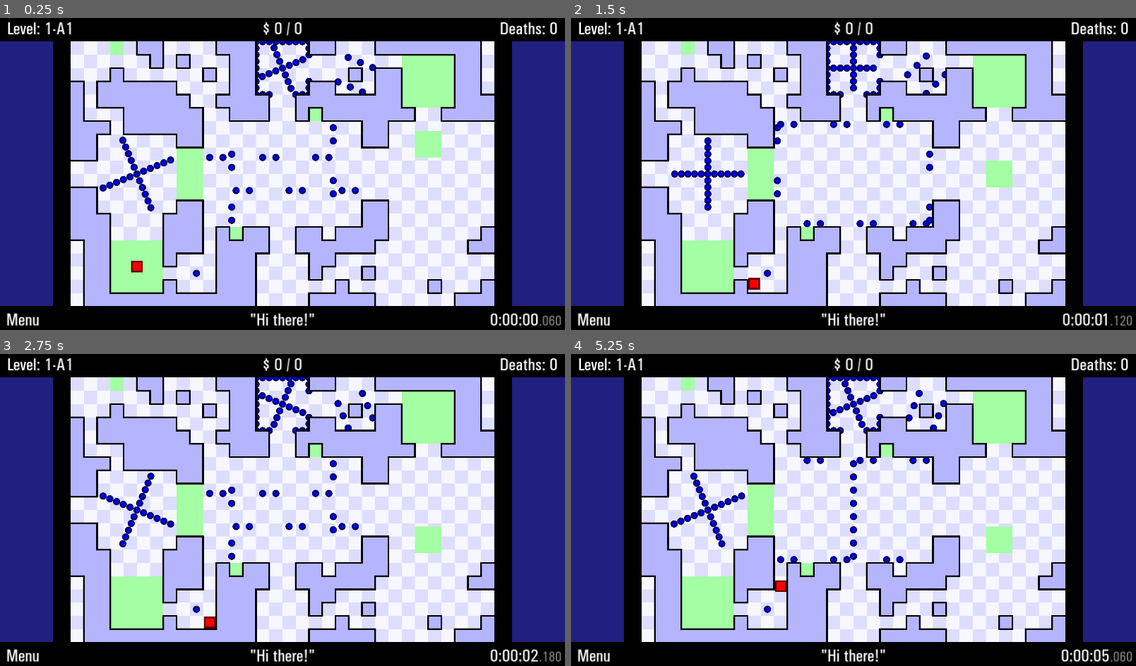
Above: before the commit, frames 1-4 (two rows, left to right).
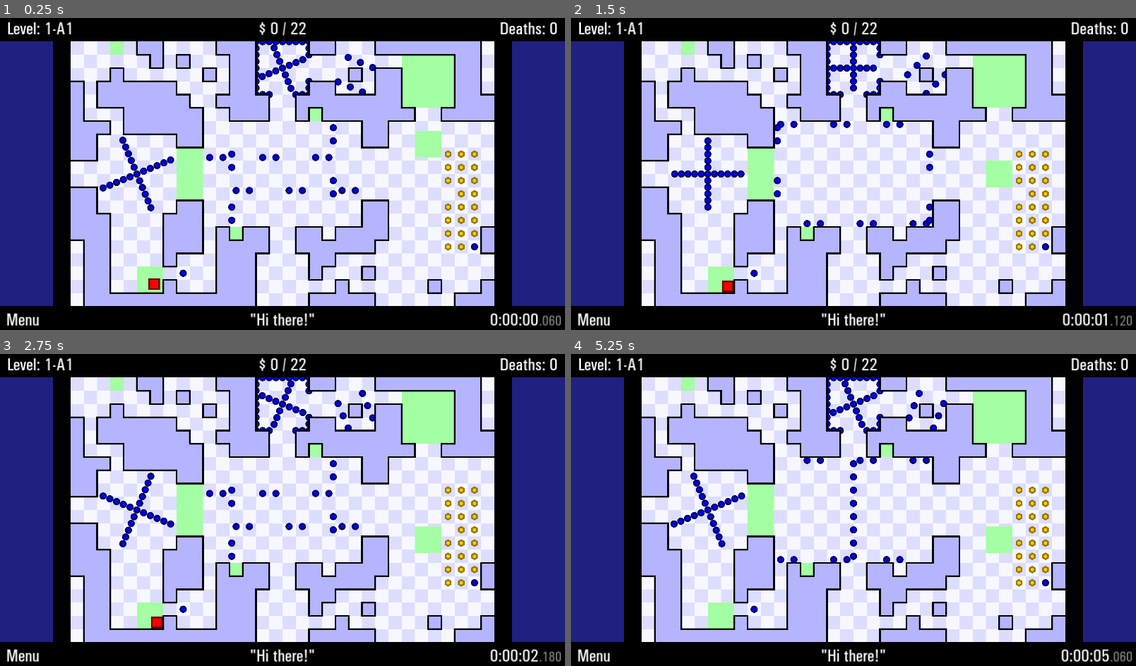
Above: after the commit, the same moments.

Repository: JustVictorGD/TWHG-Remake-Template
Game: Godot game, scene res://main.tscn
Two runs of this game, one before a commit and one after it. Both use one fixed random seed, a clock stepped at 60 frames per second and the inputs below.
Inputs:
- Up to frame 1 (0.25 s): no input
- Up to frame 2 (1.5 s): hold D (right) 0.53-1.28 s; hold S (down) from 1.28 s (still down)
- Up to frame 3 (2.75 s): release S (down) at 2.03 s; hold D (right) from 2.03 s (still down)
- Up to frame 4 (5.25 s): release D (right) at 2.78 s; hold W (up) 2.78-3.53 s; hold A (left) 3.53-5.03 s; hold S (down) from 5.03 s (still down)

The runs differ from the first frame. In frame 1, 2.2% of the frame differs, in the area x 19-86%, y 1-89%; in frame 2, 2.2%; in frame 3, 2.2%; in frame 4, 2.2%.

Commit message:
Add files via upload

Diff:
--- a/levels/level 1/1-b2.tscn
+++ b/levels/level 1/1-b2.tscn
@@ -1,9 +1,10 @@
-[gd_scene load_steps=21 format=3 uid="uid://d0gfxmbqg5pi8"]
+[gd_scene load_steps=22 format=3 uid="uid://d0gfxmbqg5pi8"]
 
 [ext_resource type="Script" path="res://scripts/area_script.gd" id="1_mylxo"]
 [ext_resource type="Texture2D" uid="uid://do5n0llfexv0p" path="res://assets/Floors/Blue Floor.png" id="2_uaan5"]
 [ext_resource type="PackedScene" uid="uid://bf8htjaobfs6b" path="res://! favorites/checkpoint.tscn" id="3_8visq"]
 [ext_resource type="Script" path="res://! favorites/animation_player.gd" id="4_ujssf"]
+[ext_resource type="PackedScene" uid="uid://b1dbw36tkmvwy" path="res://! favorites/coin.tscn" id="5_3mxlm"]
 [ext_resource type="PackedScene" uid="uid://d2tu2qgth8he6" path="res://! favorites/blue_enemy.tscn" id="6_i7507"]
 [ext_resource type="PackedScene" uid="uid://d11iiu0r66rbe" path="res://scenes/tile_map.tscn" id="7_mg4fx"]
 
@@ -227,8 +228,8 @@
 offset_bottom = 48.0
 
 [node name="Start" parent="Checkpoints" instance=ExtResource("3_8visq")]
-offset_left = 144.0
-offset_top = 720.0
+offset_left = 240.0
+offset_top = 816.0
 offset_right = 336.0
 offset_bottom = 912.0
 type = 1
@@ -242,6 +243,72 @@
 
 [node name="Coins" type="Node2D" parent="."]
 
+[node name="Coin" parent="Coins" instance=ExtResource("5_3mxlm")]
+position = Vector2(1368, 408)
+
+[node name="Coin2" parent="Coins" instance=ExtResource("5_3mxlm")]
+position = Vector2(1416, 408)
+
+[node name="Coin3" parent="Coins" instance=ExtResource("5_3mxlm")]
+position = Vector2(1464, 408)
+
+[node name="Coin4" parent="Coins" instance=ExtResource("5_3mxlm")]
+position = Vector2(1368, 456)
+
+[node name="Coin5" parent="Coins" instance=ExtResource("5_3mxlm")]
+position = Vector2(1416, 456)
+
+[node name="Coin6" parent="Coins" instance=ExtResource("5_3mxlm")]
+position = Vector2(1464, 456)
+
+[node name="Coin7" parent="Coins" instance=ExtResource("5_3mxlm")]
+position = Vector2(1368, 504)
+
+[node name="Coin8" parent="Coins" instance=ExtResource("5_3mxlm")]
+position = Vector2(1416, 504)
+
+[node name="Coin9" parent="Coins" instance=ExtResource("5_3mxlm")]
+position = Vector2(1464, 504)
+
+[node name="Coin11" parent="Coins" instance=ExtResource("5_3mxlm")]
+position = Vector2(1416, 552)
+
+[node name="Coin12" parent="Coins" instance=ExtResource("5_3mxlm")]
+position = Vector2(1464, 552)
+
+[node name="Coin14" parent="Coins" instance=ExtResource("5_3mxlm")]
+position = Vector2(1416, 600)
+
+[node name="Coin15" parent="Coins" instance=ExtResource("5_3mxlm")]
+position = Vector2(1464, 600)
+
+[node name="Coin16" parent="Coins" instance=ExtResource("5_3mxlm")]
+position = Vector2(1368, 648)
+
+[node name="Coin17" parent="Coins" instance=ExtResource("5_3mxlm")]
+position = Vector2(1416, 648)
+
+[node name="Coin18" parent="Coins" instance=ExtResource("5_3mxlm")]
+position = Vector2(1464, 648)
+
+[node name="Coin19" parent="Coins" instance=ExtResource("5_3mxlm")]
+position = Vector2(1368, 696)
+
+[node name="Coin20" parent="Coins" instance=ExtResource("5_3mxlm")]
+position = Vector2(1416, 696)
+
+[node name="Coin21" parent="Coins" instance=ExtResource("5_3mxlm")]
+position = Vector2(1464, 696)
+
+[node name="Coin22" parent="Coins" instance=ExtResource("5_3mxlm")]
+position = Vector2(1368, 744)
+
+[node name="Coin23" parent="Coins" instance=ExtResource("5_3mxlm")]
+position = Vector2(1416, 744)
+
+[node name="Coin24" parent="Coins" instance=ExtResource("5_3mxlm")]
+position = Vector2(1368, 600)
+
 [node name="Enemies" type="Node2D" parent="."]
 metadata/_edit_lock_ = true
 
@@ -327,7 +394,10 @@
 position = Vector2(696, 0)
 
 [node name="BlueEnemy27" parent="Enemies/StaticEnemies" instance=ExtResource("6_i7507")]
-position = Vector2(456, 840)
+position = Vector2(408, 840)
+
+[node name="BlueEnemy28" parent="Enemies/StaticEnemies" instance=ExtResource("6_i7507")]
+position = Vector2(1464, 744)
 
 [node name="Group1" type="Node2D" parent="Enemies"]
 metadata/_edit_lock_ = true
@@ -578,5 +648,5 @@
 position = Vector2(-48, 48)
 
 [node name="TileMap" parent="." instance=ExtResource("7_mg4fx")]
-layer_0/tile_data = PackedInt32Array(1310739, 131072, 3, 124 …(3794 unchanged characters)… 175, 131072, 1, 262176, 196608, 1, 983070, 65536, 0, 983071, 393216, 3, 983072, 196608, 3, 1114114, 196608 …(812 unchanged characters)…
-metadata/_edit_lock_ = true
+layer_0/tile_data = PackedInt32Array(1310739, 131072, 3, 124 …(3794 unchanged characters)… 175, 131072, 1, 262176, 196608, 1, 983071, 65536, 3, 983072, 196608, 3, 1114114, 196608 …(812 unchanged characters)…
+metadata/_edit_lock_ = true
--- a/project.godot
+++ b/project.godot
@@ -22,6 +22,7 @@
 SFX="*res://scenes/sfx.tscn"
 GlobalSignal="*res://scripts/autoloads/global_signal.gd"
 Collider="*res://scripts/autoloads/collider.gd"
+Objects="*res://scripts/autoloads/objects.gd"
 
 [debug]
 
--- a/scripts/autoloads/collider.gd
+++ b/scripts/autoloads/collider.gd
@@ -1,12 +1,12 @@
 extends Node
-
 
 # Objects
 const WALL_SIZE: Vector2 = Vector2(54, 54)
 
 var touched_checkpoint_ids: PackedInt32Array = []
-var wall_positions: PackedVector2Array = []
-
+var walls: Array[Rect2] = []
+
+var player: Node2D
 var enemies: Array[Node] = []
 var coins: Array[Node] = []
 var checkpoints: Array[Node] = []
@@ -16,10 +16,11 @@
 var next_checkpoint_id: int = -1
 var next_coin_id: int = -1
 
+
 # These functions return a unique ID for the given object type,
 # and create more space to store their information in corresponding arrays.
 func register_enemy_id(node: Node) -> int:
-	enemies.append(node)
+	Objects.arrays["Enemies"].append(node)
 	next_enemy_id += 1
 	return next_enemy_id
 
@@ -36,6 +37,11 @@
 
 
 # Purely convenient functions.
+func rect_is_nan(rect: Rect2) -> bool:
+	if is_nan(rect.position.x) or is_nan(rect.position.y) or is_nan(rect.size.x) or is_nan(rect.size.y):
+		return true
+	return false
+
 func get_center(rect: Rect2) -> Vector2:
 	return rect.position + rect.size / 2
 
@@ -52,3 +58,152 @@
 
 	var distance: float = circle_pos.distance_to(closest_point)
 	return distance < circle_radius
+
+
+# Larger functions.
+func push_out_of_walls(dynamic_rect: Rect2, given_walls: Array[Rect2]) -> Vector2:
+	var proposed_movement: Vector2 = Vector2.ZERO
+
+	var half_size: float = dynamic_rect.size.x / 2
+
+	# Finding any intersected walls.
+	var intersections: Array[Rect2] = []
+	for wall: Rect2 in given_walls:
+		if dynamic_rect.intersects(wall):
+			intersections.append(Rect2(dynamic_rect.intersection(wall).position - \
+					get_center(dynamic_rect), dynamic_rect.intersection(wall).size))
+
+	# Aborting in case of no wall intersections.
+	if intersections.size() == 0:
+		return Vector2.ZERO
+
+	# Deciding how to push the player.
+	for intersection: Rect2 in intersections:
+		if proposed_movement.y == 0:
+			if intersection.size.x > intersection.size.y:
+				if intersection.position.y == -half_size:
+					proposed_movement.y += intersection.size.y
+				if intersection.end.y == half_size:
+					proposed_movement.y -= intersection.size.y
+
+		if proposed_movement.x == 0:
+			if intersection.size.x < intersection.size.y:
+				if intersection.position.x == -half_size:
+					proposed_movement.x += intersection.size.x
+				if intersection.end.x == half_size:
+					proposed_movement.x -= intersection.size.x
+
+	return proposed_movement
+
+
+# WARNING: This function tends to melt people's brains, explore it at your own risk.
+func corner_slide(dynamic_rect: Rect2, given_walls: Array[Rect2], sensitivity: float, velocity: Vector2, controls: Vector2i) -> Vector2:
+	var player_movement: bool = false
+
+	if controls != Vector2i.ZERO:
+		player_movement = true
+		velocity = Vector2.ZERO
+	elif velocity == Vector2.ZERO:
+		return Vector2.ZERO
+	else:
+		sensitivity *= 0.625
+
+	# Aborting in case of diagonal movement.
+	if player_movement == true:
+		if controls.x != 0 and controls.y != 0:
+			return Vector2.ZERO
+	else:
+		if velocity.x != 0 and velocity.y != 0:
+			return Vector2.ZERO
+
+	# Finding any intersected walls.
+	var intersections: Array[Rect2] = []
+	for wall: Rect2 in given_walls:
+		if dynamic_rect.intersects(wall):
+			intersections.append(Rect2(dynamic_rect.intersection(wall).position - \
+					get_center(dynamic_rect), dynamic_rect.intersection(wall).size))
+	# Aborting in case of no wall intersections.
+	if intersections.size() == 0:
+		return Vector2.ZERO
+
+
+	# Setting up important collision points: Corners and their limits that disable them.
+	var half_size: float = dynamic_rect.size.x / 2
+	var toggles: Dictionary = {
+		"top_left_corner": false, "top_right_corner": false, "bottom_left_corner": false, "bottom_right_corner": false,
+		# First word is movement direction, second word decides which relevant corner to disable.
+		"up_left_limit": false, "up_right_limit": false, "left_up_limit": false, "left_down_limit": false,
+		"down_left_limit": false, "down_right_limit": false, "right_up_limit": false, "right_down_limit": false,
+	}
+
+	var corners: Dictionary = {
+		"top_left_corner": Vector2(-half_size, -half_size),
+		"top_right_corner": Vector2(half_size, -half_size),
+		"bottom_left_corner": Vector2(-half_size, half_size),
+		"bottom_right_corner": Vector2(half_size, half_size),
+	}
+
+	var limits: Dictionary = {
+		"up_left_limit": Vector2(-half_size + sensitivity, -half_size),
+		"up_right_limit": Vector2(half_size - sensitivity, -half_size),
+		"left_up_limit": Vector2(-half_size, -half_size + sensitivity),
+		"left_down_limit": Vector2(-half_size, half_size - sensitivity),
+		"down_left_limit": Vector2(-half_size + sensitivity, half_size),
+		"down_right_limit": Vector2(half_size - sensitivity, half_size),
+		"right_up_limit": Vector2(half_size, -half_size + sensitivity),
+		"right_down_limit": Vector2(half_size, half_size - sensitivity),
+	}
+	# Compressing relevant information to loop through.
+	var direction_checks: Array[Dictionary] = [
+		# Case 0: Up
+		{"corners": ["top_left_corner", "top_right_corner"], "limits": \
+				["up_left_limit", "up_right_limit"], "offset": Vector2(1, 0)},
+		# Case 1: Left
+		{"corners": ["top_left_corner", "bottom_left_corner"], "limits": \
+				["left_up_limit", "left_down_limit"], "offset": Vector2(0, 1)},
+		# Case 2: Down
+		{"corners": ["bottom_left_corner", "bottom_right_corner"], "limits": \
+				["down_left_limit", "down_right_limit"], "offset": Vector2(1, 0)},
+		# Case 3: Right
+		{"corners": ["top_right_corner", "bottom_right_corner"], "limits": \
+				["right_up_limit", "right_down_limit"], "offset": Vector2(0, 1)}
+	]
+
+
+	# Testing which collision points touch walls.
+	for intersection: Rect2 in intersections:
+		for corner: String in corners.keys():
+			if point_in_rect(corners[corner], intersection):
+				toggles[corner] = true
+
+		for limit: String in limits.keys():
+			if point_in_rect(limits[limit], intersection):
+				toggles[limit] = true
+
+	# Deciding the player's direction of movement to react to.
+	# 0 for Up, 1 for Left, 2 for Down, 3 for Right. Order of WASD.
+	var direction: int
+
+	if player_movement: # Case: Movement keys are pressed
+		if controls.y != 0:
+			direction = 0 if controls.y < 0 else 2
+		else:
+			direction = 1 if controls.x < 0 else 3
+	else: # Case: External forces like conveyors, no key presses.
+		if velocity.y != 0:
+			direction = 0 if velocity.y < 0 else 2
+		else:
+			direction = 1 if velocity.x < 0 else 3
+
+	# Finally, based on all information previously gathered, the return values.
+	var proposed_direction: Vector2 = Vector2.ZERO
+
+	for i: int in range(2):
+		if toggles[direction_checks[direction]["corners"][i]] and not \
+			toggles[direction_checks[direction]["limits"][i]]:
+			if i == 0:
+				proposed_direction = direction_checks[direction]["offset"]
+			else:
+				proposed_direction = -direction_checks[direction]["offset"]
+
+	return proposed_direction
--- a/scripts/autoloads/game_loop.gd
+++ b/scripts/autoloads/game_loop.gd
@@ -1,14 +1,11 @@
 extends Node
 
-signal preparation_stage
 signal animation_update
 signal movement_update
 signal collision_update
 signal update_timers
-signal final_polish
 
 const TICK_LENGTH : float = 1/240.0
-
 var time : float = 0
 var ticks : int = 0
 
@@ -22,9 +19,7 @@
 		push_internal_frame()
 
 func push_internal_frame() -> void:
-	preparation_stage.emit()
 	animation_update.emit() # Non-player object movement with AnimationPlayer
 	movement_update.emit() # Player movement and enemy position update
 	collision_update.emit()
 	update_timers.emit()
-	final_polish.emit()
--- /dev/null
+++ b/scripts/autoloads/objects.gd
@@ -0,0 +1,10 @@
+extends Node
+
+var arrays: Dictionary = {
+	"Walls": [],
+	"Checkpoints": [],
+	"Coins": [],
+	"Enemies": [],
+	"Keys": [],
+	"Key doors": []
+}
--- a/scripts/player.gd
+++ b/scripts/player.gd
@@ -1,18 +1,30 @@
 extends Node2D
+
+const PLAYER_SIZE: Vector2 = Vector2(42, 42)
 
 @export_range(0, 41) var sliding_sensitivity: int = 32
 
-const PLAYER_SIZE: Vector2 = Vector2(42, 42)
+enum subpixel {
+	MIN = 0, # Going below makes it loop to MAX.
+	DEFAULT = 500,
+	MAX = 999, # Going above makes it loop to MIN.
+	RANGE = 1000
+}
 
-var speed: float = 1
+var subpixels: Vector2i = Vector2i(subpixel.DEFAULT, subpixel.DEFAULT)
+var movement_direction: Vector2i = Vector2i.ZERO # Primarily used for corner sliding.
+var speed: int = 500 # Subpixels/s
+var internal_position: Vector2
+
+var velocity: Vector2i
+
 # Physics
-var player_hitbox: Rect2 = Rect2(self.position - PLAYER_SIZE / 2, PLAYER_SIZE)
-var last_direction: Vector2 = Vector2.ZERO
-var internal_position: Vector2
+var hitbox: Rect2 = Rect2(position - PLAYER_SIZE / 2, PLAYER_SIZE)
+var test_box: Rect2 = Rect2(position - PLAYER_SIZE, PLAYER_SIZE * 2)
 
 # Special states
 var invincible: bool = false # Death can't trigger
-var dead: bool = false # Invincible but can't move
+var dead: bool = false # Invincible but disables movement and is temporary
 var ghost: bool = false # Ignore walls
 var flying: bool = false # Ignore terrains
 
@@ -28,136 +40,64 @@
 
 func _ready() -> void:
 	internal_position = Collider.get_center(Collider.checkpoints[last_checkpoint_id].hitbox)
+	Collider.player = self
+
 	sliding_sensitivity += 1
 	respawn_timer.timeout.connect(respawn)
 
 	GameLoop.movement_update.connect(movement_update)
-	GameLoop.collision_update.connect(collision_update)
+	#GameLoop.collision_update.connect(collision_update)
 	GameLoop.update_timers.connect(update_timers)
 
 	GlobalSignal.finish.connect(finish)
 
 
 func movement_update() -> void:
-	var direction : Vector2 = Vector2.ZERO # Player Control
+	velocity = Vector2.ZERO
+
+	#velocity.y += 0.5 # Conveyor effect
+
+	move(0.25, 0.25)
 
 	if not dead:
-		direction.x = int(Input.is_action_pressed("right")) - int(Input.is_action_pressed("left"))
-		direction.y = int(Input.is_action_pressed("down")) - int(Input.is_action_pressed("up"))
+		movement_direction.x = (int(Input.is_action_pressed("right")) \
+				- int(Input.is_action_pressed("left")))
+		movement_direction.y = (int(Input.is_action_pressed("down")) \
+				- int(Input.is_action_pressed("up")))
 
-		internal_position += direction * speed
-		last_direction = direction
+		velocity += movement_direction * speed
+		subpixels += velocity
 
+	position = round(internal_position)
+	hitbox = Rect2(position - PLAYER_SIZE / 2, PLAYER_SIZE)
+	test_box = Rect2(position - PLAYER_SIZE, PLAYER_SIZE * 2)
 
-func collision_update() -> void:
+	internal_position += Collider.corner_slide(hitbox, Collider.walls, \
+			sliding_sensitivity, velocity, movement_direction) * speed
+
 	position = round(internal_position)
-	player_hitbox = Rect2(self.position - PLAYER_SIZE / 2, PLAYER_SIZE)
+	hitbox = Rect2(position - PLAYER_SIZE / 2, PLAYER_SIZE)
+	test_box = Rect2(position - PLAYER_SIZE, PLAYER_SIZE * 2)
 
-	handle_wall_collision()
-	position = round(internal_position)
-	player_hitbox = Rect2(self.position - PLAYER_SIZE / 2, PLAYER_SIZE)
+	internal_position += Collider.push_out_of_walls(hitbox, Collider.walls)
 
-	if not dead:
-		handle_object_collision()
-		position = round(internal_position)
+# Changes the position while supporting the subpixel system.
+func move(x: float, y: float) -> void:
+	subpixels.x += int(x * 1000)
+	subpixels.y += int(y * 1000)
 
-
-#region Wall Collision
-func handle_wall_collision() -> void:
-	var intersected_walls: Array = []
-
-	for wall_position: Vector2 in Collider.wall_positions:
-		var wall_hitbox: Rect2 = Rect2(wall_position * 48 - Vector2(3, 3), Collider.WALL_SIZE)
-
-		if player_hitbox.intersects(wall_hitbox):
-			var intersection : Rect2 = player_hitbox.intersection(wall_hitbox)
-			intersection.position -= self.position
-			push_out_of_wall(intersection, wall_hitbox)
-			intersected_walls.append(intersection)
-
-	# No diagonals!
-	if intersected_walls.size() > 0 and (last_direction.x == 0 or last_direction.y == 0):
-		corner_slide(intersected_walls)
-
-# TODO: Make this function more compact.
-func corner_slide(intersections : Array) -> void:
-	var points : Dictionary = {
-		"top_left_corner" = false, "top_right_corner" = false,
-		"bottom_left_corner" = false, "bottom_right_corner" = false,
-		# First movement direction, then one of the corners to disable.
-		"up_left_limit" = false, "up_right_limit" = false,
-		"left_top_limit" = false, "left_bottom_limit" = false,
-		"down_left_limit" = false, "down_right_limit" = false,
-		"right_top_limit" = false, "right_bottom_limit" = false
-	}
-	# pls don't judge
-	for intersection: Rect2 in intersections:
-		if Collider.point_in_rect(Vector2(-21, -21), intersection):
-			points["top_left_corner"] = true
-		if Collider.point_in_rect(Vector2(21, -21), intersection):
-			points["top_right_corner"] = true
-		if Collider.point_in_rect(Vector2(-21, 21), intersection):
-			points["bottom_left_corner"] = true
-		if Collider.point_in_rect(Vector2(21, 21), intersection):
-			points["bottom_right_corner"] = true
-
-		if Collider.point_in_rect(Vector2(-21 + sliding_sensitivity, -21), intersection):
-			points["up_left_limit"] = true
-		if Collider.point_in_rect(Vector2(21 - sliding_sensitivity, -21), intersection):
-			points["up_right_limit"] = true
-		if Collider.point_in_rect(Vector2(-21, -21 + sliding_sensitivity), intersection):
-			points["left_top_limit"] = true
-		if Collider.point_in_rect(Vector2(-21, 21 - sliding_sensitivity), intersection):
-			points["left_bottom_limit"] = true
-		if Collider.point_in_rect(Vector2(-21 + sliding_sensitivity, 21), intersection):
-			points["down_left_limit"] = true
-		if Collider.point_in_rect(Vector2(21 - sliding_sensitivity, 21), intersection):
-			points["down_right_limit"] = true
-		if Collider.point_in_rect(Vector2(21, -21 + sliding_sensitivity), intersection):
-			points["right_top_limit"] = true
-		if Collider.point_in_rect(Vector2(21, 21 - sliding_sensitivity), intersection):
-			points["right_bottom_limit"] = true
-
-	# Moving up
-	if last_direction.y == -1:
-		if points["top_left_corner"] and not points["up_left_limit"]:
-			internal_position.x += speed
-		elif points["top_right_corner"] and not points["up_right_limit"]:
-			internal_position.x -= speed
-	# Moving left
-	elif last_direction.x == -1:
-		if points["top_left_corner"] and not points["left_top_limit"]:
-			internal_position.y += speed
-		elif points["bottom_left_corner"] and not points["left_bottom_limit"]:
-			internal_position.y -= speed
-	# Moving down
-	elif last_direction.y == 1:
-		if points["bottom_left_corner"] and not points["down_left_limit"]:
-			internal_position.x += speed
-		elif points["bottom_right_corner"] and not points["down_right_limit"]:
-			internal_position.x -= speed
-	# Moving right
-	else:
-		if points["top_right_corner"] and not points["right_top_limit"]:
-			internal_position.y += speed
-		elif points["bottom_right_corner"] and not points["right_bottom_limit"]:
-			internal_position.y -= speed
-
-
-func push_out_of_wall(intersection : Rect2, wall_hitbox : Rect2) -> void:
-	# Case: Intersection is horizontal or large enough on both axis. Push player up or down.
-	if intersection.size.x > intersection.size.y or intersection.size >= Vector2(2, 2):
-		if intersection.position.y == -21:
-			internal_position.y = wall_hitbox.end.y + 21
-		if intersection.end.y == 21:
-			internal_position.y = wall_hitbox.position.y - 21
-	# Case: Intersection is vertical. Push player left or right.
-	elif intersection.size.x < intersection.size.y:
-		if intersection.position.x == -21:
-			internal_position.x = wall_hitbox.end.x + 21
-		if intersection.end.x == 21:
-			internal_position.x = wall_hitbox.position.x - 21
-#endregion
+	while subpixels.x > subpixel.MAX:
+		subpixels.x -= subpixel.RANGE
+		internal_position.x += 1
+	while subpixels.x < subpixel.MIN:
+		subpixels.x += subpixel.RANGE
+		internal_position.x -= 1
+	while subpixels.y > subpixel.MAX:
+		subpixels.y -= subpixel.RANGE
+		internal_position.y += 1
+	while subpixels.y < subpixel.MIN:
+		subpixels.y += subpixel.RANGE
+		internal_position.y -= 1
 
 
 #region Object Collision
@@ -165,7 +105,7 @@
 	var touched_checkpoint_ids: PackedInt32Array = []
 	# Handling checkpoints.
 	for checkpoint: ColorRect in Collider.checkpoints:
-		if player_hitbox.intersects(checkpoint.hitbox):
+		if hitbox.intersects(checkpoint.hitbox):
 			# Only activate when entering a checkpoint, when it wasn't being touched previously.
 			if Collider.touched_checkpoint_ids.count(checkpoint.id) == 0:
 				GlobalSignal.checkpoint_touched.emit(checkpoint.id)
@@ -179,18 +119,9 @@
 	for coin: Node2D in Collider.coins:
 		if Collider.point_in_rect(coin.global_position, \
 				Rect2(-PLAYER_SIZE + position, PLAYER_SIZE * 2)):
-			if Collider.rect_and_circle_overlap(player_hitbox, coin.global_position, coin.RADIUS):
+			if Collider.rect_and_circle_overlap(hitbox, coin.global_position, coin.RADIUS):
 				coin.collect()
 				GlobalSignal.anything_collected.emit()
-
-	# Handling enemies
-	if not invincible:
-		for enemy: Node2D in Collider.enemies:
-			if Collider.point_in_rect(enemy.global_position, \
-					Rect2(-PLAYER_SIZE + position, PLAYER_SIZE * 2)):
-				if Collider.rect_and_circle_overlap(player_hitbox, \
-						enemy.global_position, enemy.radius) and not dead:
-					enemy_death()
 
 
 func collect_coin(id: int) -> void:
@@ -222,16 +153,18 @@
 	if respawn_animation.active == true:
 		$CanvasGroup.self_modulate.a = respawn_animation.get_progress()
 
+	position = round(internal_position) # Purely visual
+
 
 func respawn() -> void:
-	dead = false
 	if last_checkpoint_id != -1:
 		internal_position = Collider.get_center(Collider.checkpoints[last_checkpoint_id].hitbox)
-		pass
+		position = round(internal_position)
 
 	respawn_animation.reset_and_play()
+	GlobalSignal.player_respawn.emit()
 
-	GlobalSignal.player_respawn.emit()
+	dead = false
 
 
 func finish() -> void:
--- a/scripts/tile_map.gd
+++ b/scripts/tile_map.gd
@@ -1,4 +1,5 @@
 extends TileMap
 
 func _ready() -> void:
-	Collider.wall_positions = get_used_cells(0)
+	for cell: Vector2i in get_used_cells(0):
+		Collider.walls.append(Rect2(Vector2(cell.x * 48 - 3, cell.y * 48 - 3), Vector2(54, 54)))
Not shown, changed: LICENSE
